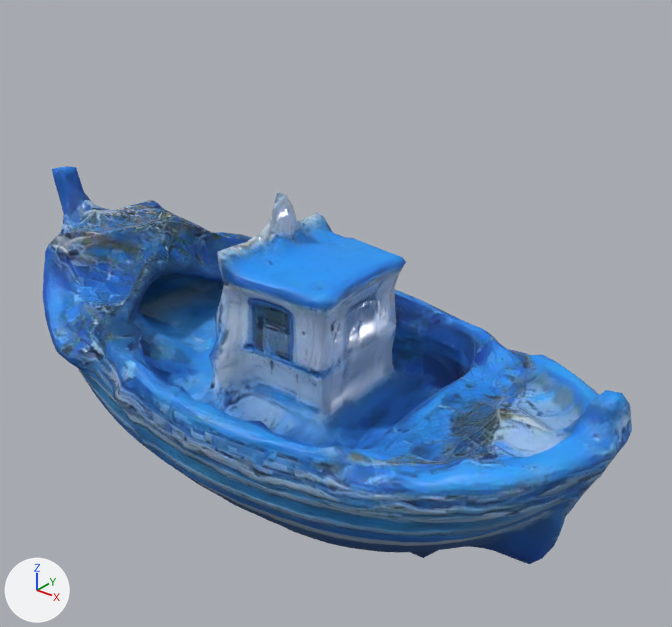
The glTF model public/models/lm/balikci.glb, before and after one commit.
Rendered twice from a camera (50 mm lens) standing at (0.796, -0.876, 0.806) and looking at (0.079, 0.02, 0.25). The lights are fixed; the arrows at lower left show +X, +Y and +Z. The picture after the commit comes second. Where no turn or scale is listed for an object, it has been applied to the vertices. Vertices at exactly the same position are counted once.

Script lines for the objects in view, before the commit:
```python
me_meshes_0 = bpy.data.meshes.new('meshes[0]')
me_meshes_0.from_pydata(...)  # 5563 vertices, 11018 faces; spans x -0.5..0.5, y -0.226..0.226, z -0.207..0.207
me_meshes_0.materials.append(mat_tripo_material_99feb999_6a5f_4dde_8ff9_e0301b269d90)
ob_tripo_node_99feb999_6a5f_4dde_8ff9_e0301b269d90 = bpy.data.objects.new('tripo_node_99feb999-6a5f-4dde-8ff9-e0301b269d90', me_meshes_0)
ob_tripo_node_99feb999_6a5f_4dde_8ff9_e0301b269d90.location = (0.0, 0.0, 0.207)
```
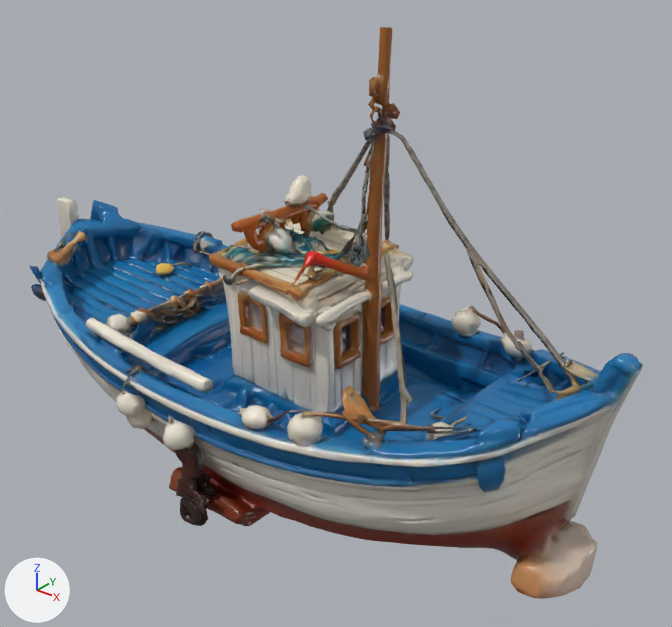
What differs and where, as boxes [x1, y1, x2, y2] in the pictures (672 x 627 px):
'tripo_node_99feb999-6a5f-4dde-8ff9-e0301b269d90', reshaped, moved, recoloured (44% taller)
    before: [43, 166, 632, 564]
    after: [30, 27, 643, 599]

Diff of the bpy script that builds the scene:
```diff
--- a/public/models/lm/balikci.glb.py
+++ b/public/models/lm/balikci.glb.py
@@ img_hd_balikci_rm_jpg @@
+img_hd_balikci_rm_jpg = load_image('hd_balikci_rm.jpg', '_unpacked/hd_balikci_rm.jpg', 1536, 1536, 'Non-Color')
@@ img_hd_balikci_basecolor_jpg @@
+img_hd_balikci_basecolor_jpg = load_image('hd_balikci_basecolor.jpg', '_unpacked/hd_balikci_basecolor.jpg', 1536, 1536, 'sRGB')
@@ img_hd_balikci_normal_png @@
+img_hd_balikci_normal_png = load_image('hd_balikci_normal.png', '_unpacked/hd_balikci_normal.png', 1536, 1536, 'Non-Color')
@@ mat_tripo_material_ddaca5ee_b6a8_4b9c_8ef2_de9b1ea411bb @@
+mat_tripo_material_ddaca5ee_b6a8_4b9c_8ef2_de9b1ea411bb = bpy.data.materials.new('tripo_material_ddaca5ee-b6a8-4b9c-8ef2-de9b1ea411bb')
+# uses the picture img_hd_balikci_basecolor_jpg
+# uses the picture img_hd_balikci_normal_png
+# uses the picture img_hd_balikci_rm_jpg
@@ me_meshes_0 @@
 # used by ob_tripo_node_99feb999_6a5f_4dde_8ff9_e0301b269d90; location = (0.0, 0.0, 0.207)
-me_meshes_0.from_pydata(...)  # 5563 vertices, 11018 faces; spans x -0.5..0.5, y -0.226..0.226, z -0.207..0.207
-me_meshes_0.materials.append(mat_tripo_material_99feb999_6a5f_4dde_8ff9_e0301b269d90)
+me_meshes_0.from_pydata(...)  # 22351 vertices, 46634 faces; spans x -0.5..0.5, y -0.234..0.234, z -0.319..0.319
+# me_meshes_0 part 1: the loose piece of 3429 vertices spanning x -0.5..0.5, y -0.226..0.226, z -0.207..0.207 is rebuilt with 22314 vertices and now spans x -0.5..0.5, y -0.234..0.234, z -0.319..0.319, in mat_tripo_material_ddaca5ee_b6a8_4b9c_8ef2_de9b1ea411bb
+# other edits to the shape of me_meshes_0 do not show in these pictures
+me_meshes_0.materials.append(mat_tripo_material_ddaca5ee_b6a8_4b9c_8ef2_de9b1ea411bb)
@@ ob_tripo_node_99feb999_6a5f_4dde_8ff9_e0301b269d90 @@
 ob_tripo_node_99feb999_6a5f_4dde_8ff9_e0301b269d90 = bpy.data.objects.new('tripo_node_99feb999-6a5f-4dde-8ff9-e0301b269d90', me_meshes_0)
-ob_tripo_node_99feb999_6a5f_4dde_8ff9_e0301b269d90.location = (0.0, 0.0, 0.207)
+ob_tripo_node_99feb999_6a5f_4dde_8ff9_e0301b269d90.location = (0.0, 0.0, 0.319)
```
